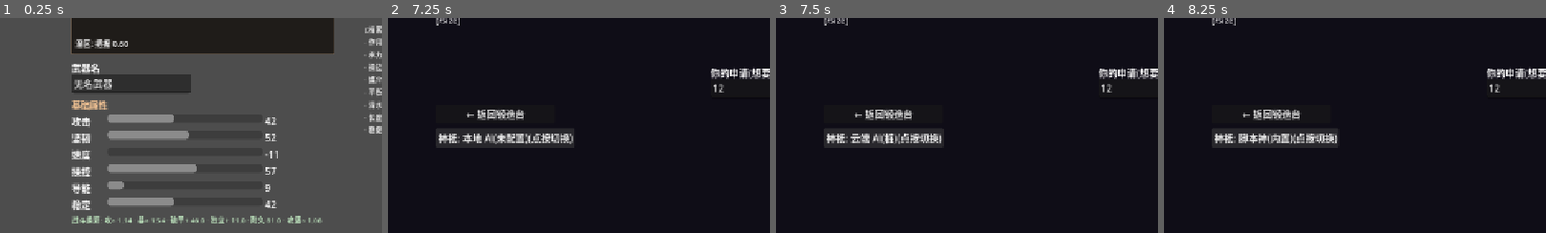
Above: before the commit, frames 1-4 (left to right).
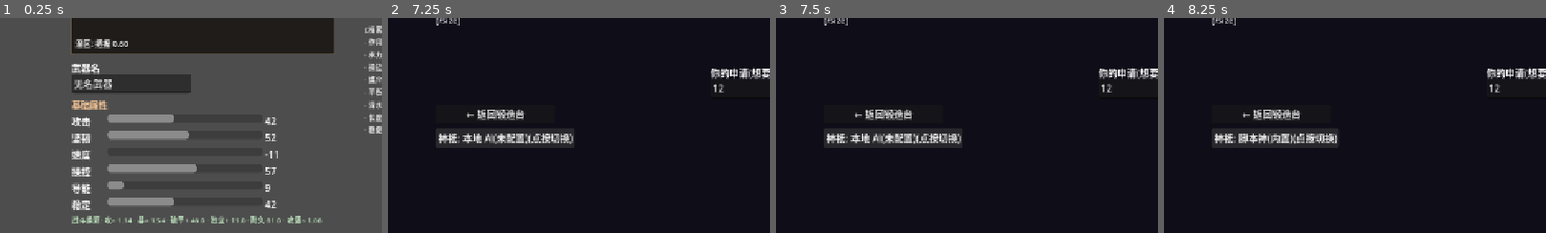
Above: after the commit, the same moments.

Repository: wuzhang114/forgegod
Game: Godot game, scene res://scenes/forge/forge_scene.tscn
Same seed, same stepped clock (60 frames per second), same inputs: the game is played once before the commit and once after it.
Inputs (mouse positions are % of the whole screen's width and height, from its top left):
- Up to frame 1 (0.25 s): no input
- Up to frame 2 (7.25 s): click "确定并进入下一步(锻打) >" at 0.5 s; click "确定并进入下一步(热处理) >" at 1.25 s; click "确定并进入下一步(装配) >" at 2 s; click "完成锻造(前往神前交涉)" at 2.75 s; click "前往神裁砧(交涉) >" at 3.5 s; click (59, 66) at 4.27 s; type "12" at 4.35 s; click "上奏" at 5 s; click "换一种说法上奏" at 5.75 s; click "神祇: 脚本神(内置)(点按切换)" at 6.5 s
- Up to frame 3 (7.5 s): click "神祇: 本地 AI(未配置)(点按切换)" at 7.25 s
- Up to frame 4 (8.25 s): click (14, 78) at 8 s, where only the run before the commit has a clickable "神祇: 云端 AI(桩)(点按切换)"
The pictures show only the part of the screen within x 0-50%, y 50-100%; the shares and areas given below are measured in that part.

Frames 1-2 are identical in both runs. In frame 3, 1.0% of the frame differs, in the area x 19-49%, y 51-61%; in frame 4, nothing differs.
Error after the commit: Invalid call. Nonexistent function 'display_name' in base 'RefCounted (remote_ai_adapter.gd)'. (res://scenes/altar/altar_scene.gd:224)

Commit message:
feat(api): 云端AI神真实裁决 - chat completion调用(线程防卡UI)+LLM JSON输出解析(容错)+altar异步上奏

Diff:
--- a/godot-prototype/adapters/negotiation/remote_ai_adapter.gd
+++ b/godot-prototype/adapters/negotiation/remote_ai_adapter.gd
@@ -1,17 +1,127 @@
-## RemoteAIAdapter: 云端 AI 神(桩;协议就位后接远端服务)。
+## RemoteAIAdapter: 云端 AI 神(真实调用)。
+## 流程: 探针/预加载(开始界面) -> adjudicate(交涉时):
+##   组装 messages(上下文缓存 + 本次申请) -> POST {endpoint}/chat/completions(文件传 body 防引号炸)
+##   -> 解析 choices[0].message.content 中的 JSON 对抗 DivineTurn -> normalize/validate。
+## 要求模型按 PROMPT_god.md 协议输出单条对象(非批量数组)。
 
 extends RefCounted
 
 const Base := preload("res://domain/negotiation/divine_adjudicator.gd")
-const Local := preload("res://adapters/negotiation/local_ai_adapter.gd")
+const GodConfig := preload("res://adapters/negotiation/god_config.gd")
+const ContextBuilder := preload("res://adapters/negotiation/context_builder.gd")
+
+## 预加载的上下文缓存(保存 API 时构建;adjudicate 直接复用)
+var cached_context: Array = []
+
+
+## 探活: 已填写云端密钥即视为可用(与 GodConfig.effective_mode 一致)
+func probe() -> bool:
+	var cfg := GodConfig.load_config()
+	return str(cfg.get("remote_key", "")).strip_edges() != ""
+
+
+## 保存/连接确认时调用: 构建并缓存神裁上下文
+func prepare_context(facts: Dictionary) -> Array:
+	cached_context = ContextBuilder.build_messages(facts)
+	return cached_context
 
 
 func adjudicate(facts: Dictionary, app: String) -> Dictionary:
-	return Base.normalize({
-		"stance": "REFUSE",
-		"speech": "云端神座未达成联系(远程 AI 接入待定;通用协议见 PROMPT_god.md)。",
-		"cited_fact_ids": [], "missing": [], "refuse_reason": "remote_ai_not_configured", "draft": ""})
+	if not probe():
+		return Base.normalize({
+			"stance": "REFUSE",
+			"speech": "云端神座未达成联系(开始界面未填写云端密钥/端点)。此间的裁决暂由脚本神代理。",
+			"cited_fact_ids": [], "missing": [], "refuse_reason": "remote_ai_not_configured", "draft": ""})
+	if cached_context.is_empty():
+		prepare_context(facts)
+	var cfg := GodConfig.load_config()
+	var endpoint := str(cfg.get("remote_endpoint", ""))
+	var key := str(cfg.get("remote_key", ""))
+	var model := str(cfg.get("remote_model", ""))
+	if endpoint.strip_edges() == "" or model.strip_edges() == "":
+		return Base.normalize({
+			"stance": "REFUSE",
+			"speech": "云端神座信息不全(端点/模型缺失)。",
+			"cited_fact_ids": [], "missing": [], "refuse_reason": "remote_ai_not_configured", "draft": ""})
+	var msgs := cached_context.duplicate(true)
+	msgs.append({"role": "user", "content": app})
+	var body := JSON.stringify({"model": model, "messages": msgs, "max_tokens": 4096,
+		"response_format": {"type": "json_object"}})
+	var resp := _http_post(endpoint, key, body)
+	if not resp.get("ok", false):
+		return Base.normalize({
+			"stance": "REFUSE",
+			"speech": "云端神座降下闷雷: " + str(resp.get("error", "网络异常")),
+			"cited_fact_ids": [], "missing": [], "refuse_reason": "remote_api_error", "draft": ""})
+	var turn := parse_turn_from_llm(str(resp.get("content", "")))
+	return Base.normalize(turn)
 
 
-func display_name() -> String:
-	return "云端 AI(桩)"
+## LLM 输出 -> DivineTurn(提取 JSON 对象;失败则容错为 REFUSE 并附原文片段)
+static func parse_turn_from_llm(text: String) -> Dictionary:
+	var candidates: Array = []
+	var t := text.strip_edges()
+	var j := JSON.new()
+	if j.parse(t) == OK and typeof(j.data) == TYPE_DICTIONARY:
+		candidates.append(j.data)
+	var start := t.find("{")
+	if start >= 0:
+		var end := t.rfind("}")
+		if end > start:
+			var sub := t.substr(start, end - start + 1)
+			var j2 := JSON.new()
+			if j2.parse(sub) == OK and typeof(j2.data) == TYPE_DICTIONARY:
+				candidates.append(j2.data)
+	for c in candidates:
+		if Base.validate(Base.normalize(c)):
+			return Base.normalize(c)
+	return {
+		"stance": "REFUSE",
+		"speech": "云端神座所言晦涩难明(回应无法解析): %s" % text.left(120),
+		"cited_fact_ids": [], "missing": [], "refuse_reason": "remote_parse_failed",
+		"draft": "",
+	}
+
+
+## HTTP POST(文件传 body/响应,避开 Windows 命令行引号地狱;单次调用超时 60s)
+static func _http_post(endpoint: String, key: String, body: String, timeout_s: int = 60) -> Dictionary:
+	var body_file := "user://_god_req.tmp"
+	var bf := FileAccess.open(body_file, FileAccess.WRITE)
+	if bf == null:
+		return {"ok": false, "error": "无法写入请求临时文件"}
+	bf.store_string(body)
+	bf.close()
+	var resp_file := "user://_god_resp.tmp"
+	var args := PackedStringArray([
+		"-s", "-o", ProjectSettings.globalize_path(resp_file), "-w", "%{http_code}",
+		"--max-time", str(timeout_s),
+		"-H", "Content-Type: application/json",
+	])
+	if key.strip_edges() != "":
+		args.append("-H")
+		args.append("Authorization: Bearer %s" % key)
+	args.append_array(["--data-binary", "@" + ProjectSettings.globalize_path(body_file),
+		"-X", "POST", endpoint])
+	var out: Array = []
+	var exec_code := OS.execute("curl", args, out, false)
+	DirAccess.remove_absolute(body_file)
+	if exec_code != 0:
+		return {"ok": false, "error": "curl 不可用或执行失败"}
+	var code := int(out[0]) if out.size() > 0 else 0
+	var txt := ""
+	if FileAccess.file_exists(resp_file):
+		var rf := FileAccess.open(resp_file, FileAccess.READ)
+		if rf != null:
+			txt = rf.get_as_text()
+			rf.close()
+		DirAccess.remove_absolute(resp_file)
+	if code == 200:
+		var parsed: Variant = JSON.parse_string(txt)
+		if typeof(parsed) == TYPE_DICTIONARY:
+			var choices: Variant = parsed.get("choices", [])
+			if typeof(choices) == TYPE_ARRAY and choices.size() > 0:
+				var msg: Dictionary = choices[0].get("message", {})
+				return {"ok": true, "content": str(msg.get("content", ""))}
+		return {"ok": false, "error": "响应结构异常"}
+	var detail := txt.left(200).replace("\n", " ")
+	return {"ok": false, "error": "HTTP %d %s" % [code, detail]}
--- a/godot-prototype/scenes/altar/altar_scene.gd
+++ b/godot-prototype/scenes/altar/altar_scene.gd
@@ -128,16 +128,55 @@
 	ui.log.scroll_to_line(ui.log.get_line_count())
 
 
+var _pray_thread = null      # 云端神祇后台线程
+var _pray_result: Dictionary = {}
+
+
 func _on_submit() -> void:
+	if _pray_thread != null:
+		return
 	var app: String = ui.input.text.strip_edges()
 	if app.is_empty():
 		_say("你", "(尚未开口)")
 		return
 	var Provider := preload("res://application/negotiation_provider.gd")
-	var god := Provider.create(Provider.mode_of(GameApp.run))
-	var turn: Dictionary = god.adjudicate(Session.weapon_facts, app)
+	var mode := Provider.mode_of(GameApp.run)
+	if mode == "remote":
+		# 云端神祇: 后台线程调用,UI 轮询(按钮禁用 + 沉思提示),避免卡死画面
+		_pray_result = {}
+		ui.ask.disabled = true
+		ui.ask.text = "神祇沉思中…"
+		_say("你", app)
+		_pray_thread = Thread.new()
+		_pray_thread.start(_pray_remote.bind(app))
+		return
+	_on_turn_ready(Provider, mode, app)
+
+
+## 后台线程: 云端裁决(不进场景树;RefCounted+OS 调用安全)
+func _pray_remote(app: String) -> void:
+	var Provider := preload("res://application/negotiation_provider.gd")
+	var god := Provider.create("remote")
+	_pray_result = god.adjudicate(Session.weapon_facts, app)
+
+
+func _process(_delta: float) -> void:
+	if _pray_thread == null:
+		return
+	if not _pray_thread.is_alive():
+		_pray_thread.wait_to_finish()
+		_pray_thread = null
+		ui.ask.disabled = false
+		ui.ask.text = "上奏"
+		_on_turn_ready(preload("res://application/negotiation_provider.gd"), "remote", "")
+
+
+func _on_turn_ready(Provider, mode: String, app: String) -> void:
+	var god: Object = Provider.create(mode)
+	var turn: Dictionary = god.adjudicate(Session.weapon_facts, app) if mode != "remote" else _pray_result
 	Session.divine_turn = turn
-	_say("你", app)
+	if mode != "remote":
+		_say("你", app)
 	_say("神", turn.speech)
 	var stance_zh := {"QUESTION": "质询", "COUNTEROFFER": "还价", "PROPOSE": "应允", "REFUSE": "驳回"}
 	if turn.stance == "QUESTION":
--- a/godot-prototype/tests/test_http_context.gd
+++ b/godot-prototype/tests/test_http_context.gd
@@ -6,6 +6,7 @@
 const HttpProbe := preload("res://adapters/negotiation/http_probe.gd")
 const ContextBuilder := preload("res://adapters/negotiation/context_builder.gd")
 const LocalAI := preload("res://adapters/negotiation/local_ai_adapter.gd")
+const RemoteAI := preload("res://adapters/negotiation/remote_ai_adapter.gd")
 
 var _passes := 0
 var _fails := 0
@@ -17,6 +18,7 @@
 	_test_normalize_endpoint()
 	_test_context_builder()
 	_test_prepare_cache()
+	_test_parse_turn_from_llm()
 	return {"ok": _fails == 0, "pass": _passes, "fail": _fails}
 
 
@@ -78,3 +80,18 @@
 	var msgs := adapter.prepare_context({"name": "试剑", "craft": {}})
 	_check(adapter.cached_context.size() >= 2, "适配器上下文缓存")
 	_check(msgs.size() == adapter.cached_context.size(), "prepare 返回与缓存一致")
+
+
+func _test_parse_turn_from_llm() -> void:
+	# 纯 JSON
+	var t1 := RemoteAI.parse_turn_from_llm('{"stance":"PROPOSE","speech":"应允","cited_fact_ids":[],"missing":"","refuse_reason":"","draft":"device 试 { on hit { damage_weapon(1) } }"}')
+	_check(str(t1.get("stance", "")) == "PROPOSE" and str(t1.get("draft", "")).begins_with("device"),
+		"纯 JSON 解析")
+	# 代码块包裹
+	var t2 := RemoteAI.parse_turn_from_llm('前言... ```json\n{"stance":"QUESTION","speech":"问什么","cited_fact_ids":["x"],"missing":"材料","refuse_reason":"","draft":""}\n``` 后记')
+	_check(str(t2.get("stance", "")) == "QUESTION" and str(t2.get("missing", "")) == "材料",
+		"```json 块提取")
+	# 垃圾输出 -> 容错 REFUSE
+	var t3 := RemoteAI.parse_turn_from_llm("这不是 JSON,只是一段神秘的低语")
+	_check(str(t3.get("stance", "")) == "REFUSE" and str(t3.get("refuse_reason", "")) == "remote_parse_failed",
+		"垃圾输出容错")
